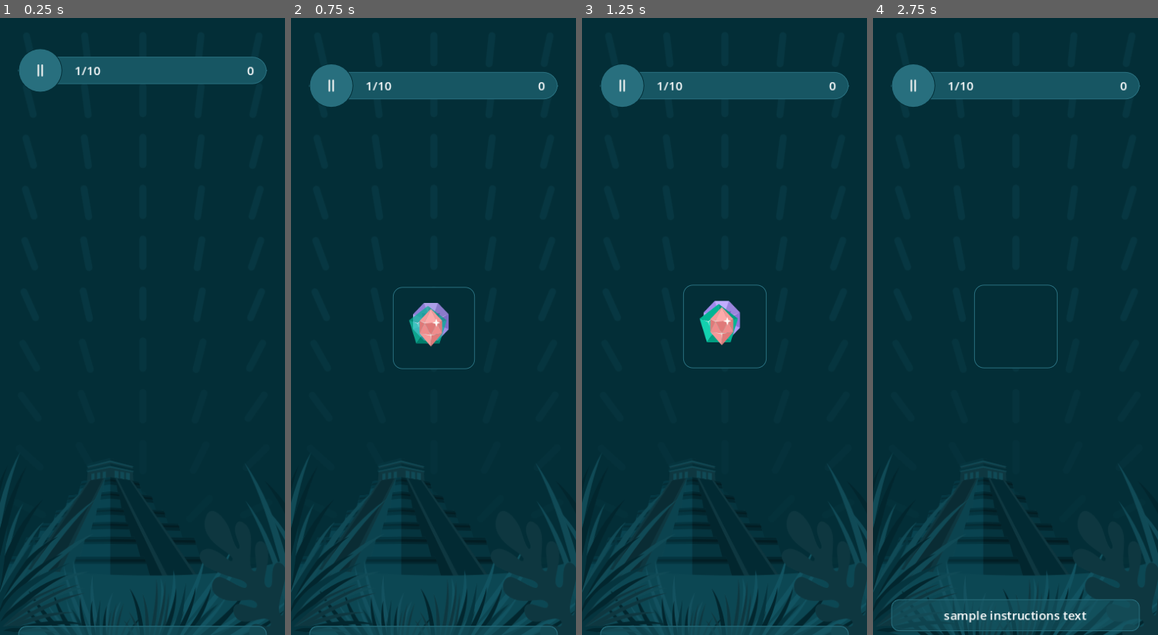
Above: before the commit, frames 1-4 (left to right).
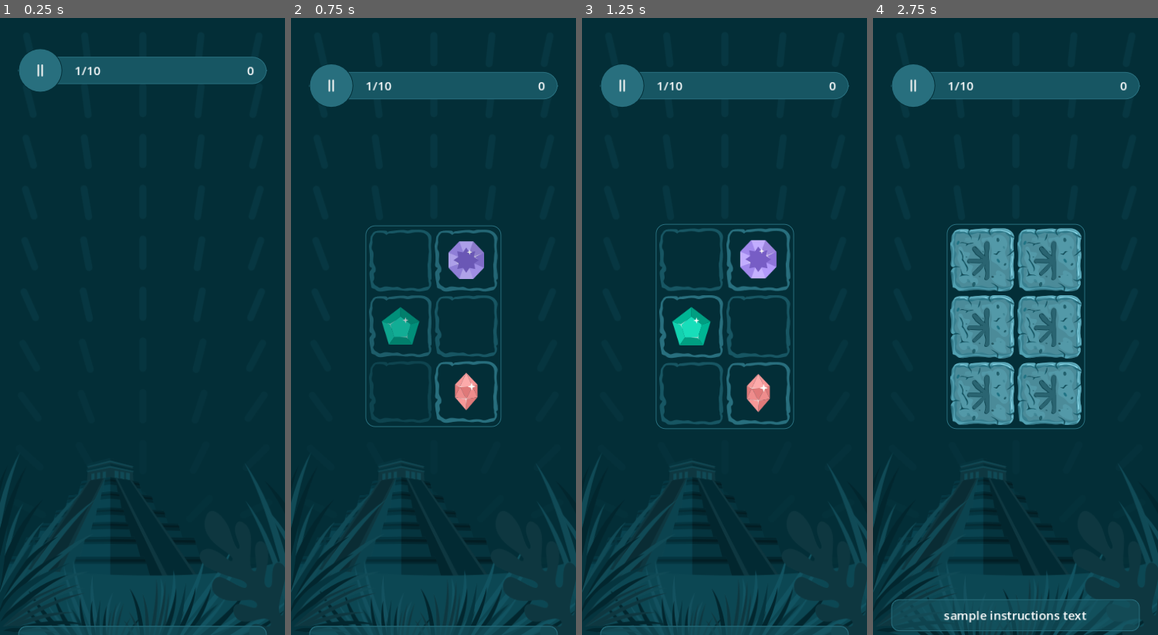
Above: after the commit, the same moments.

Repository: SugarF0x/hidden-gems-gd
Game: Godot game, scene res://hidden_gems_scene.tscn
Two runs of this game, one before a commit and one after it. Both use one fixed random seed, a clock stepped at 60 frames per second and the inputs below.
Inputs (mouse positions are in pixels of both pictures, inside the frame that each line leads up to):
- Up to frame 1 (0.25 s): no input
- Up to frame 2 (0.75 s): click (424, 332) at 0.52 s
- Up to frame 3 (1.25 s): no input
- Up to frame 4 (2.75 s): click (978, 289) at 1.27 s; click (978, 289) at 2.02 s

Frame 1 is identical in both runs. In frame 2, 4.5% of the frame differs, in the area x 26-74%, y 33-67%; in frame 3, 5.1%; in frame 4, 14%, in the area x 25-75%, y 33-67%.

Commit message:
ingore gem texture original sizes

Diff:
--- a/gem.gd
+++ b/gem.gd
@@ -51,6 +51,10 @@
 #endregion
 
 func _ready() -> void:
+	update_node_sizes()
+	update_gem_texture()
+	update_background_image()
+	update_gem_visibility()
 	connect_button_signals()
 
 func randomize_icon() -> void:
@@ -79,8 +83,10 @@
 
 func update_node_sizes() -> void:
 	if not is_node_ready(): return
-	size = Vector2(tile_size, tile_size)
+	custom_minimum_size = Vector2(tile_size, tile_size)
+	size = custom_minimum_size
 	pivot_offset = size / 2
+	print(tile_size, ' ', tile_size * .69, ' ', tile_size * .31, ' ', (tile_size * .31) / 2)
 	gem_texture_rect.size = Vector2(tile_size * .69, tile_size * .68)
 	gem_texture_rect.position = Vector2((tile_size * .31) / 2, (tile_size * .32) / 2)
 
--- a/gem.tscn
+++ b/gem.tscn
@@ -1,7 +1,7 @@
 [gd_scene load_steps=8 format=3 uid="uid://56q1v0fgl0yi"]
 
 [ext_resource type="Script" path="res://gem.gd" id="1_e1ali"]
-[ext_resource type="Texture2D" uid="uid://fseeopolpjm6" path="res://assets/backgrounds/hidden.svg" id="2_7w80m"]
+[ext_resource type="Texture2D" uid="uid://dpgew03covbjf" path="res://assets/backgrounds/found.svg" id="2_rlnx1"]
 [ext_resource type="Texture2D" uid="uid://c7c8fmrpa0hxy" path="res://assets/gems/1.svg" id="3_ct0j7"]
 
 [sub_resource type="Animation" id="Animation_et3wj"]
@@ -73,12 +73,14 @@
 }
 
 [node name="Gem" type="Control"]
+custom_minimum_size = Vector2(84, 84)
 layout_mode = 3
 anchors_preset = 0
 offset_right = 84.0
 offset_bottom = 84.0
 pivot_offset = Vector2(42, 42)
 script = ExtResource("1_e1ali")
+state = 1
 
 [node name="AnimationPlayer" type="AnimationPlayer" parent="."]
 libraries = {
@@ -92,19 +94,17 @@
 anchor_bottom = 1.0
 grow_horizontal = 2
 grow_vertical = 2
-texture = ExtResource("2_7w80m")
-expand_mode = 3
+texture = ExtResource("2_rlnx1")
+expand_mode = 1
 
 [node name="GemTextureRect" type="TextureRect" parent="."]
-visible = false
 layout_mode = 0
 offset_left = 13.02
 offset_top = 13.44
 offset_right = 70.98
 offset_bottom = 70.56
-pivot_offset = Vector2(75.9, 74.8)
 texture = ExtResource("3_ct0j7")
-expand_mode = 3
+expand_mode = 1
 
 [node name="Button" type="Button" parent="."]
 layout_mode = 1
